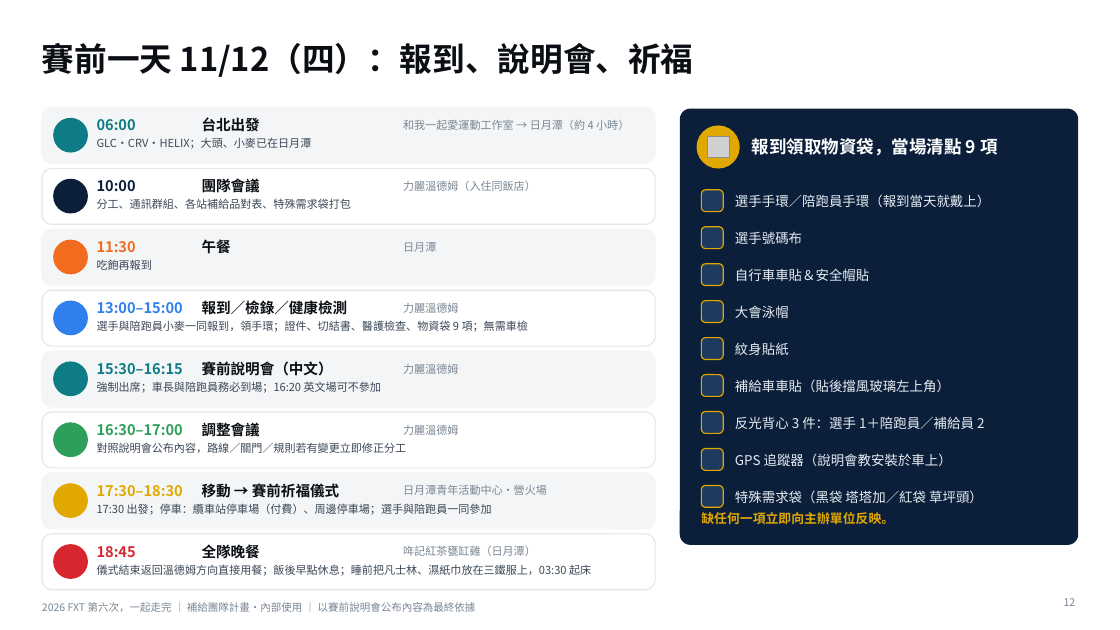
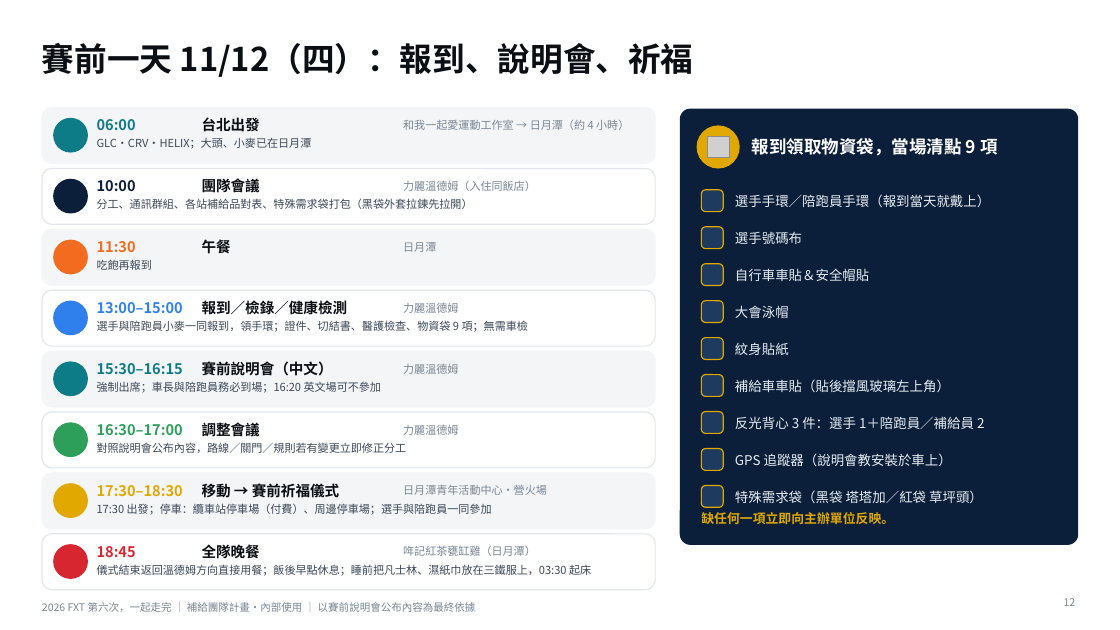
Before and after one commit to powermovebboy-sys/Race-site, a slide deck: slide 12 of deck/2026_FXT_第六次一起走完.pptx. Drawn at 1120x630 pixels with LibreOffice and Linux fonts; fonts in the diff are those of the drawing; grey boxes stand for pictures; background and template pictures are left out. Boxes give left, top, right and bottom in pixels: in the first picture for what was removed or moved away, otherwise in the second. Text is boxed around its words. In the diff, an @@ line names an element or a change of style, - is before the commit and + after.

```diff
--- a/deck/2026_FXT_第六次一起走完.pptx
+++ b/deck/2026_FXT_第六次一起走完.pptx
@@ text at (97,198,473,209): text changed @@
-分工、通訊群組、各站補給品對表、特殊需求袋打包
+分工、通訊群組、各站補給品對表、特殊需求袋打包（黑袋外套拉鍊先拉開）
```
Also in this commit, not shown: 1 other slide changed, 2 other files.
